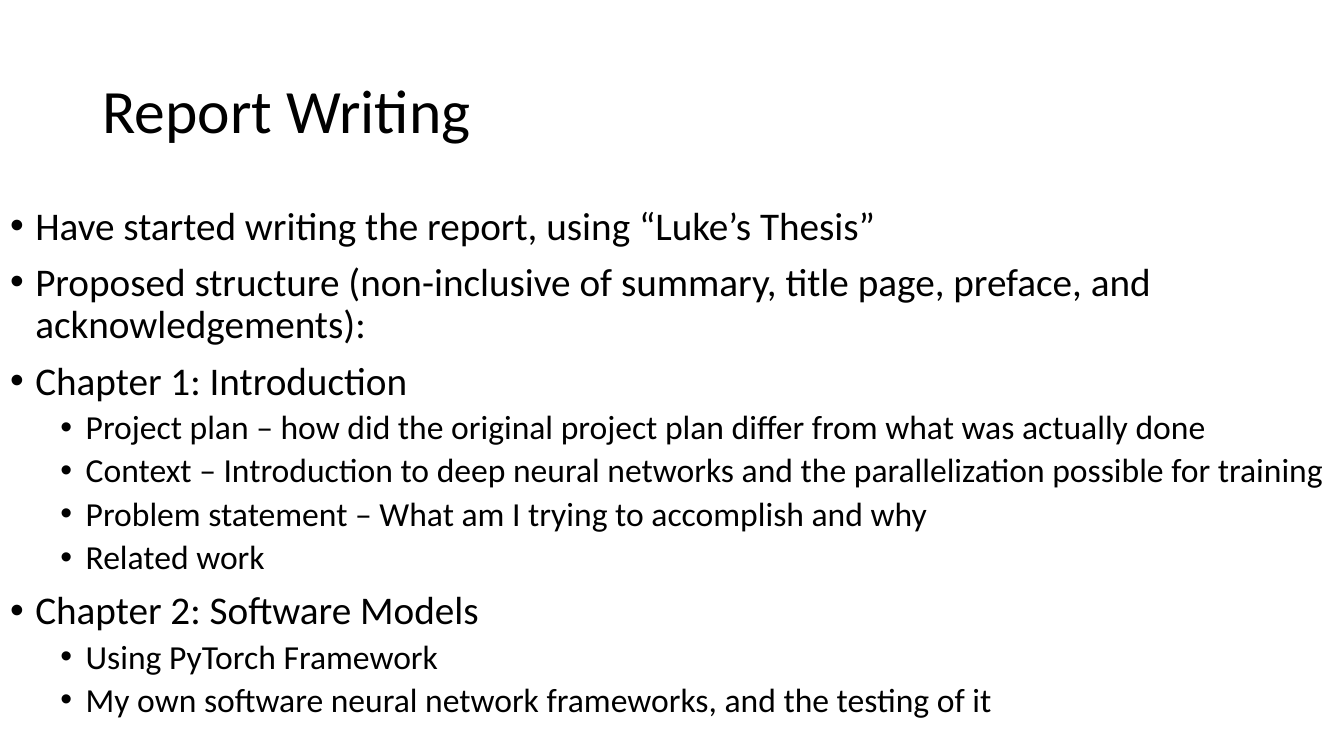
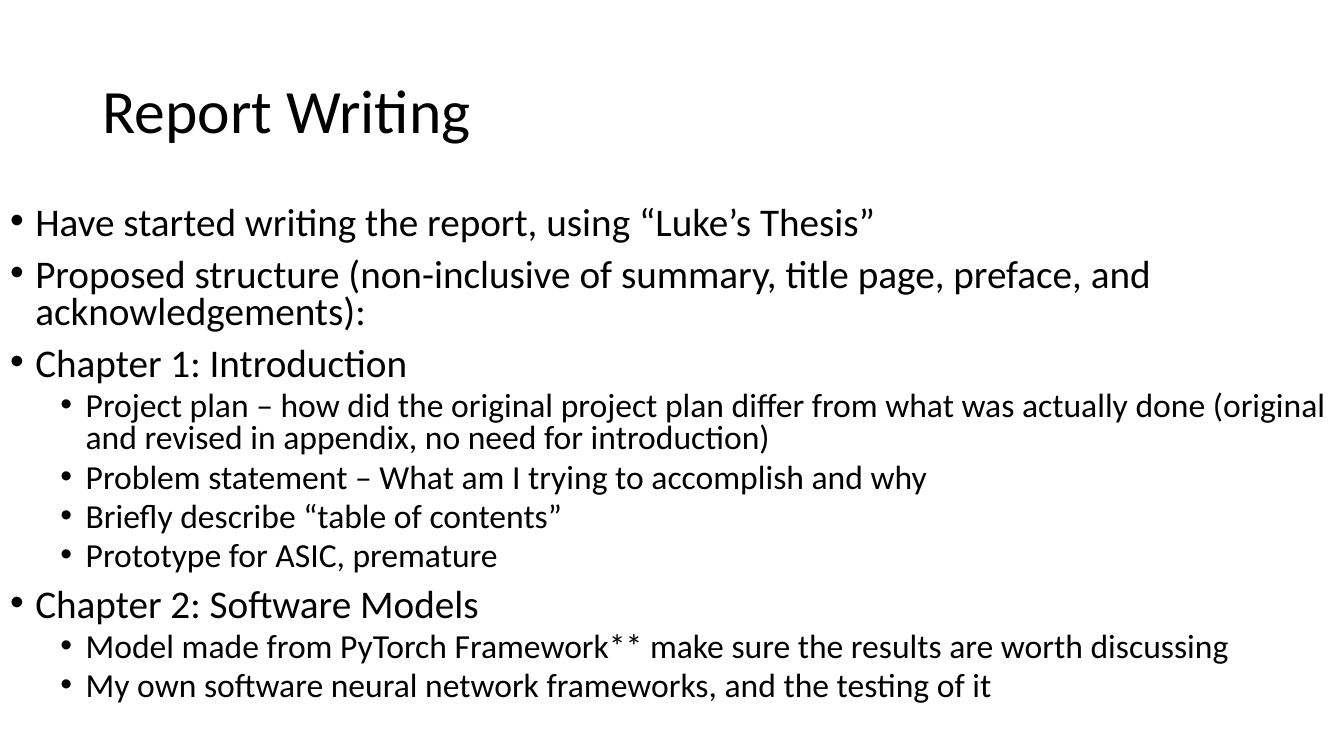
Before and after one commit to erikgroving/NeuralNetworkHardwareAccelerator, a slide deck: slide 5 of WeeklyPresentations/update9_05_22.pptx. Drawn at 1344x756 pixels with LibreOffice and Linux fonts; fonts in the diff are those of the drawing. Boxes give left, top, right and bottom in pixels: in the first picture for what was removed or moved away, otherwise in the second. Text is boxed around its words. In the diff, an @@ line names an element or a change of style, - is before the commit and + after.

```diff
--- a/WeeklyPresentations/update9_05_22.pptx
+++ b/WeeklyPresentations/update9_05_22.pptx
@@ text at box(35, 208, 1151, 703): line spacing 0.9 to 0.8 @@
@@ text at box(86, 392, 1325, 455): text changed @@
-  • Project plan – how did the original project plan differ from what was actually done
-  • Context – Introduction to deep neural networks and the parallelization possible for training
+  • Project plan – how did the original project plan differ from what was actually done (original and revised in appendix, no need for introduction)
@@ text at box(86, 504, 562, 573): text changed @@
-  • Related work
+  • Briefly describe “table of contents”
+  • Prototype for ASIC, premature
@@ text at box(86, 634, 1229, 664): text changed @@
-  • Using PyTorch Framework
+  • Model made from PyTorch Framework** make sure the results are worth discussing
```
Also in this commit, not shown: 1 other slide changed, 1 other file.
